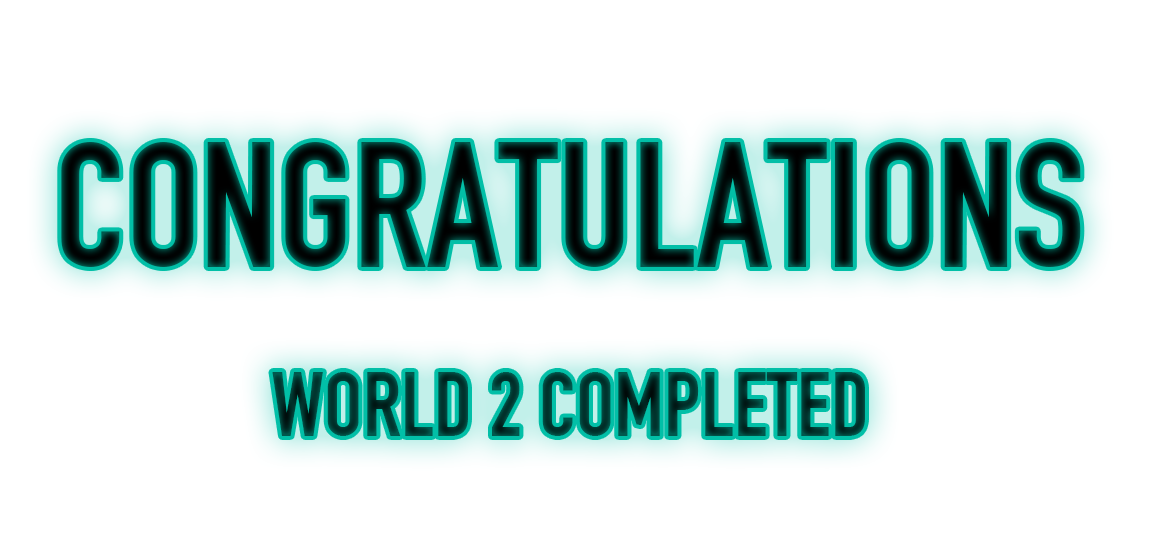
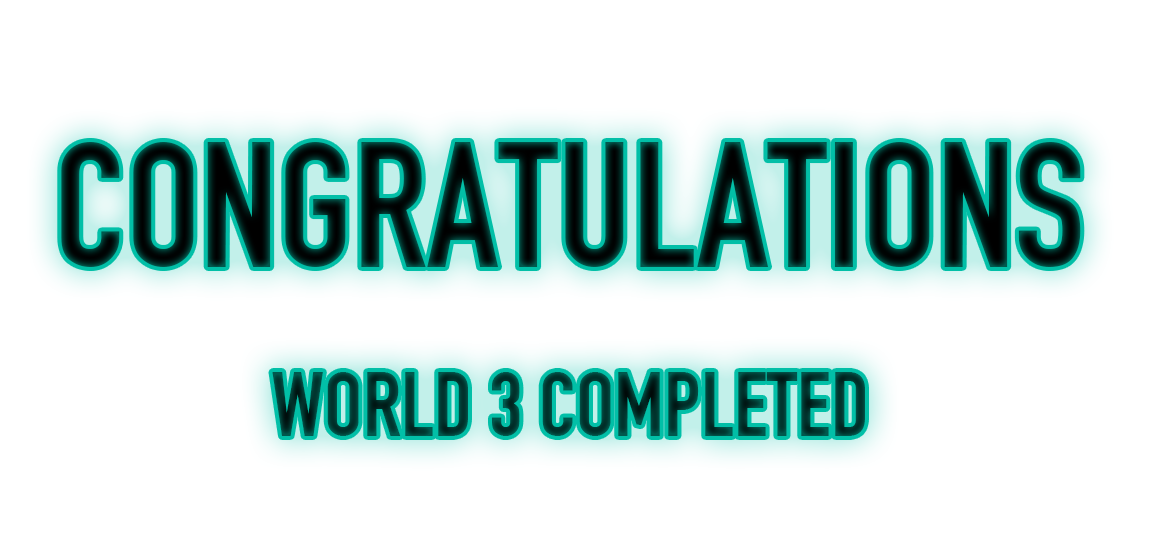
Layer changes from the first 1167 × 542 image to the second:
renamed "WORLD 2 COMPLETED" to "WORLD 3 COMPLETED", painted on it over (x1=476, y1=372, x2=539, y2=436)
